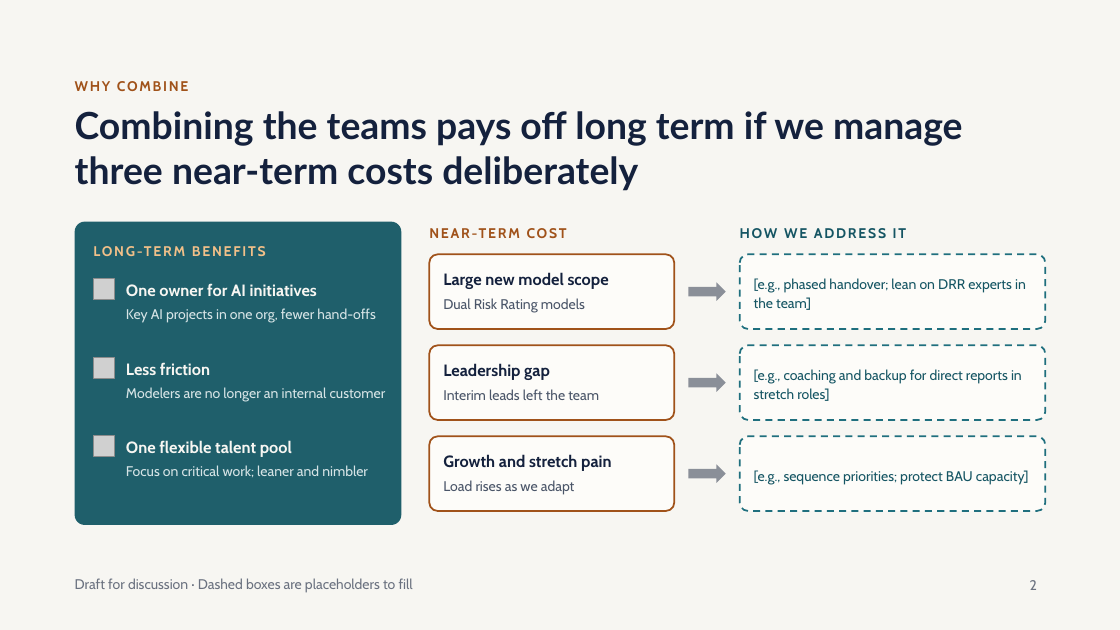
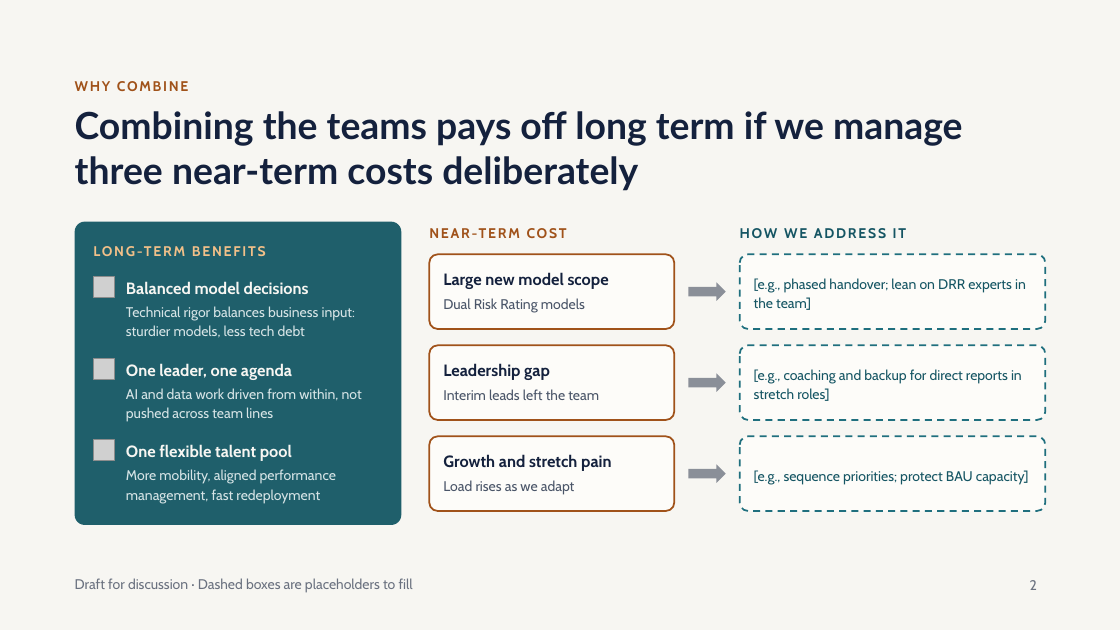
Before and after one commit to wwd1015/slide-template, a slide deck: slide 2 of Unified Team Strategy.pptx. Drawn at 1120x630 pixels with LibreOffice and Linux fonts; fonts in the diff are those of the drawing; grey boxes stand for pictures. Boxes give left, top, right and bottom in pixels: in the first picture for what was removed or moved away, otherwise in the second. Text is boxed around its words. In the diff, an @@ line names an element or a change of style, - is before the commit and + after.

```diff
--- a/Unified Team Strategy.pptx
+++ b/Unified Team Strategy.pptx
@@ text at (x1=126, y1=281, x2=309, y2=294): text changed @@
-One owner for AI initiatives
+Balanced model decisions
@@ text at (x1=126, y1=306, x2=355, y2=337): text changed @@
-Key AI projects in one org, fewer hand-offs
+Technical rigor balances business input: sturdier models, less tech debt
@@ text at (x1=126, y1=363, x2=292, y2=380): text changed @@
-Less friction
+One leader, one agenda
@@ text at (x1=126, y1=388, x2=362, y2=422): text changed @@
-Modelers are no longer an internal customer
+AI and data work driven from within, not pushed across team lines
@@ picture moved from (x1=93, y1=435, x2=114, y2=456) to (x1=93, y1=440, x2=114, y2=461) @@
@@ text "One flexible talent pool" moved from (x1=126, y1=440, x2=292, y2=457) to (x1=126, y1=444, x2=292, y2=461) @@
@@ text at (x1=126, y1=469, x2=336, y2=504): text changed @@
-Focus on critical work; leaner and nimbler
+More mobility, aligned performance management, fast redeployment
```
